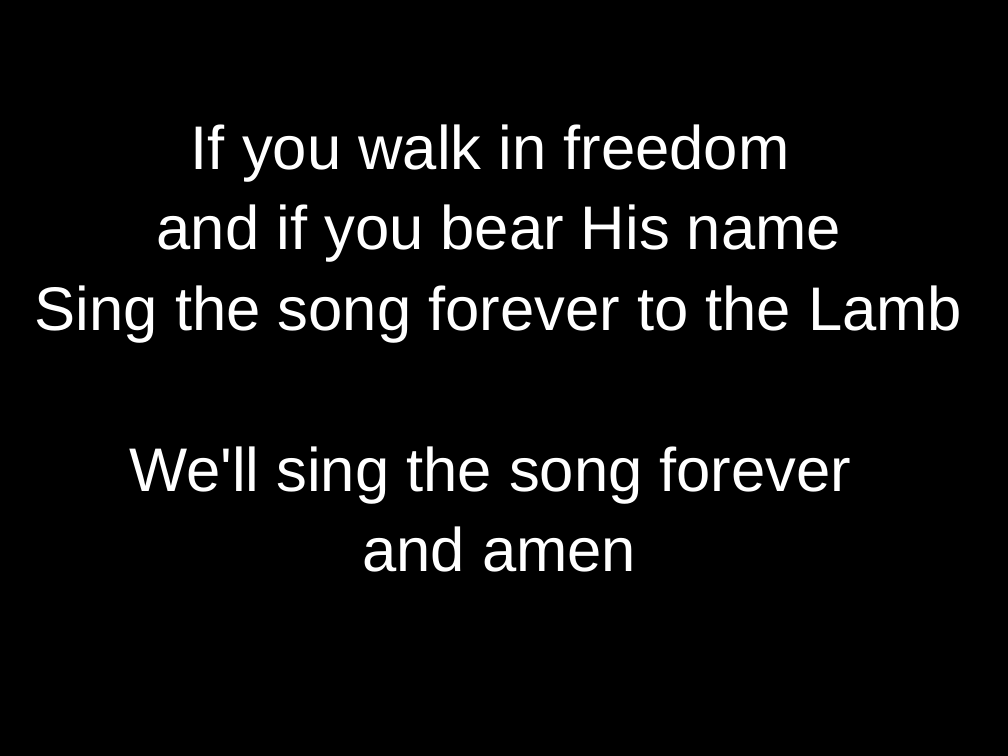
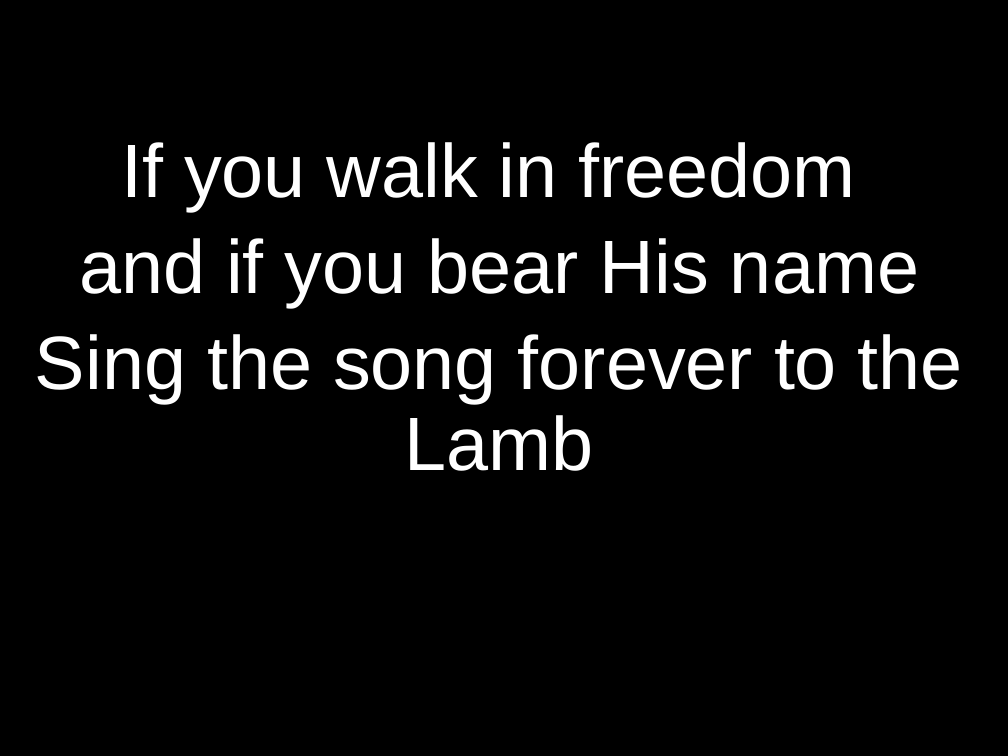
Before and after one commit to kendall412/worship, a slide deck: slide 8 of Holy Forever.pptx. Drawn at 1008x756 pixels with LibreOffice and Linux fonts; fonts in the diff are those of the drawing. Boxes give left, top, right and bottom in pixels: in the first picture for what was removed or moved away, otherwise in the second. Text is boxed around its words. In the diff, an @@ line names an element or a change of style, - is before the commit and + after.

```diff
--- a/Holy Forever.pptx
+++ b/Holy Forever.pptx
@@ subtitle "If you walk in freedom" at <box>35,142,963,471</box>: size 44 to 54 pt @@
@@ subtitle at <box>129,446,852,572</box>: paragraphs removed @@
-We'll sing the song forever
-and amen
```
Also in this commit, not shown: 15 other slides changed, 1 slide added, 8 other files.
